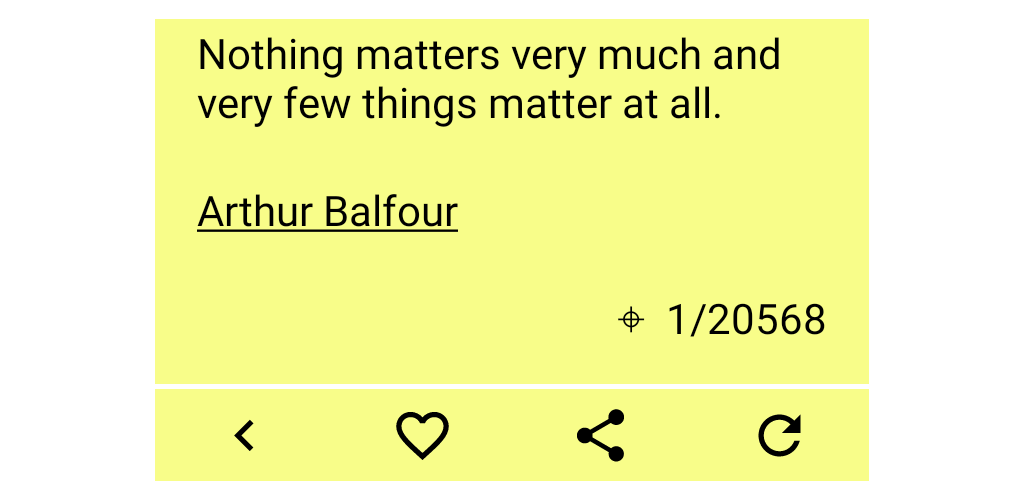
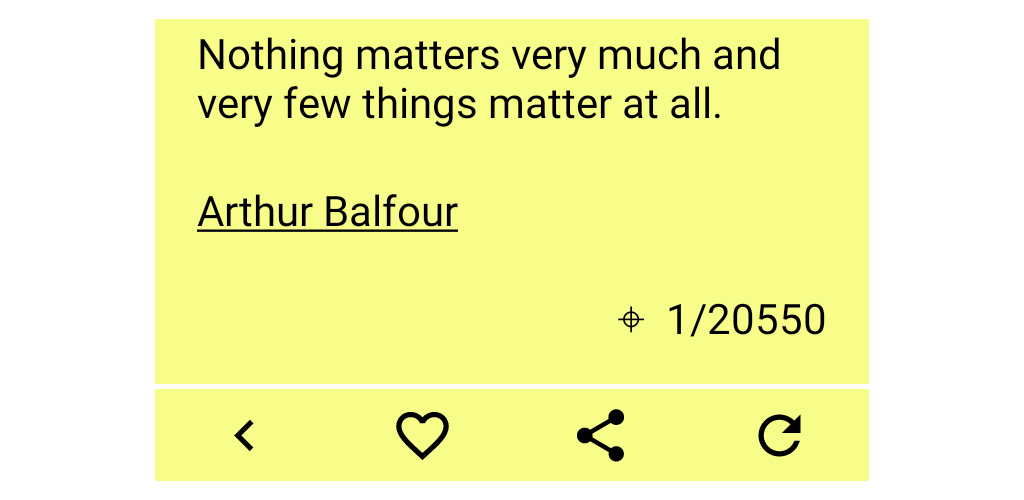
Layered file, before and after one edit (1024x500). Changes by layer:
renamed "Quote_Unquote_ori_portrait.png" to "Quote_Unquote_ori_portrait.png #1", painted on it over [781, 304, 825, 335]
